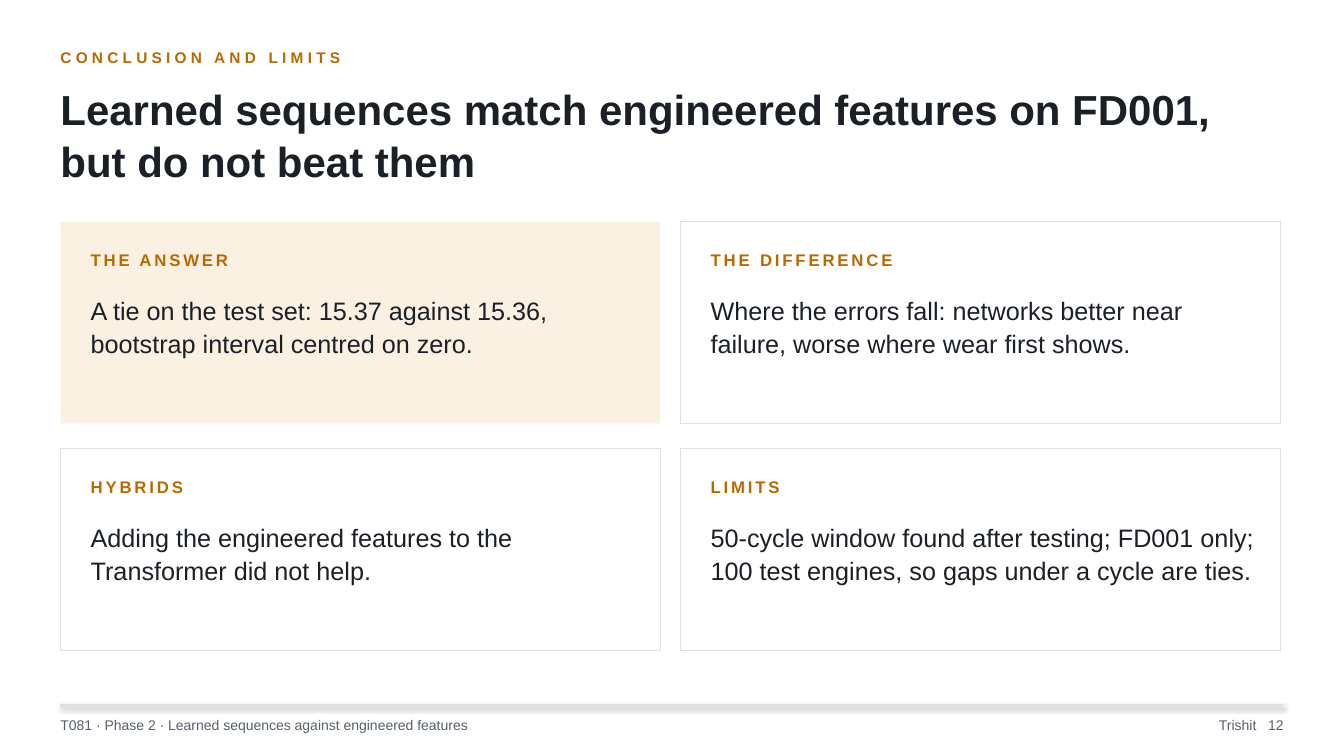
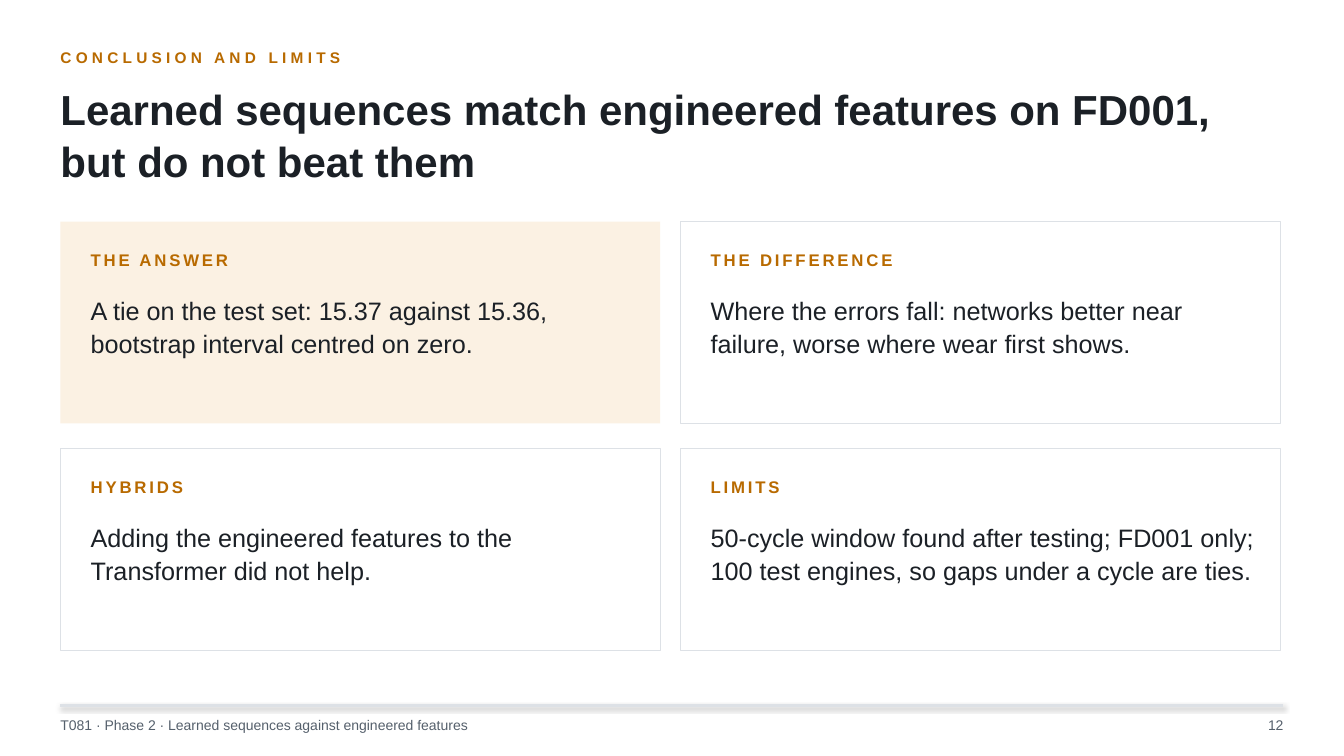
Before and after one commit to sarveshcore/t081-rul-prediction, a slide deck: slide 12 of slides/phase2_slides.pptx. Drawn at 1344x756 pixels with LibreOffice and Linux fonts; fonts in the diff are those of the drawing. Boxes give left, top, right and bottom in pixels: in the first picture for what was removed or moved away, otherwise in the second. Text is boxed around its words. In the diff, an @@ line names an element or a change of style, - is before the commit and + after.

```diff
--- a/slides/phase2_slides.pptx
+++ b/slides/phase2_slides.pptx
@@ text at <box>1268,720,1284,730</box>: text changed @@
-Trishit 12
+12
```
Also in this commit, not shown: 10 other slides changed, 3 other files.
